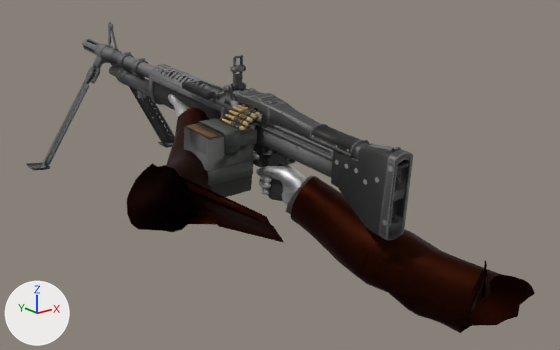
One commit to the OBJ model GameData/Animations/LMG/Fire/frame_14.obj: the scene before it, then after it.
Before and after are seen from a 50 mm lens placed at (-1.46, -1.59, 0.38), pointed at (0.17, 0.45, -0.43). Lighting does not change. The marker at lower left points along +X, +Y and +Z. Where no turn or scale is listed for an object, it has been applied to the vertices.
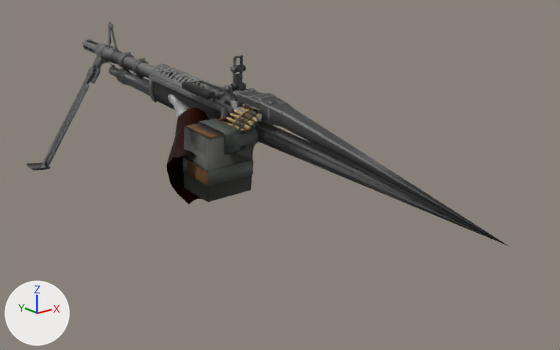
Location of each change, (x1, y1, x2, y2) in pixels of the pictures (560 x 350 px):
'Mesh.005', reshaped (24% wider)
    before: (26, 22, 413, 240)
    after: (26, 22, 508, 246)
'PlayerModelMerged.001_PlayerModelMerged', reshaped
    before: (127, 94, 535, 333)
    after: (167, 94, 209, 204)
part 1 of me_mesh_005, deleted (black)
    before: (118, 65, 408, 201)
part 2 of me_mesh_005, cut back
    before: (82, 39, 413, 240)
    after: (86, 40, 258, 140)
part 3 of me_mesh_005, added
    after: (255, 112, 508, 246)
part 4 of me_playermodelmerged_001_playermodelmerged, deleted
    before: (253, 152, 306, 205)
part 5 of me_playermodelmerged_001_playermodelmerged, deleted (black)
    before: (290, 176, 535, 333)
part 6 of me_playermodelmerged_001_playermodelmerged, deleted
    before: (286, 175, 312, 214)
part 7 of me_playermodelmerged_001_playermodelmerged, deleted
    before: (127, 153, 284, 243)

What changed in the scene script:
```text
Change me_mesh_005:
    used by ob_mesh_005; location = (0.0, 0.0, 0.0)
    remove me_mesh_005.from_pydata(...)  # 10811 vertices, 20781 faces, 17 loose edges; spans x -0.31..0.42, y -0.18..1.72, z -0.59..0.02
    add me_mesh_005.from_pydata(...)  # 3878 vertices, 6644 faces, 13 loose edges; spans x -0.31..0.14, y -0.53..1.72, z -0.59..0.02
    me_mesh_005 part 1: 19 loose pieces with 1958 vertices, spanning x -0.1..0.42, y -0.17..1.59, z -0.59..-0.13, are deleted
    me_mesh_005 part 2: 177 vertices moved within x -0.1..0.12, y 0.4..1.72, z -0.3..-0.06; 5072 vertices removed from x -0.15..0.15, y -0.18..1.72, z -0.47..-0.05; 96 vertices added at x -0.05..0.11, y 0.42..1.44, z -0.25..-0.03
    me_mesh_005 part 3: 1 vertex added at x 0.12, y -0.53, z -0.37
Change me_playermodelmerged_001_playermodelmerged:
    used by ob_playermodelmerged_001_playermodelmerged; location = (0.0, 0.0, 0.0)
    remove me_playermodelmerged_001_playermodelmerged.from_pydata(...)  # 1157 vertices, 2192 faces; spans x -0.493..0.464, y -0.414..0.97, z -0.782..-0.2
    add me_playermodelmerged_001_playermodelmerged.from_pydata(...)  # 475 vertices, 890 faces; spans x -0.219..0.148, y 0.457..0.97, z -0.486..-0.2
    me_playermodelmerged_001_playermodelmerged part 4: the loose piece of 328 vertices spanning x 0.046..0.145, y 0.197..0.477, z -0.492..-0.334 is deleted
    me_playermodelmerged_001_playermodelmerged part 5: the loose piece of 208 vertices spanning x 0.028..0.464, y -0.414..0.279, z -0.782..-0.362 is deleted
    me_playermodelmerged_001_playermodelmerged part 6: the loose piece of 40 vertices spanning x 0.03..0.17, y 0.14..0.295, z -0.528..-0.362 is deleted
    me_playermodelmerged_001_playermodelmerged part 7
    106 vertices are removed from x -0.493..-0.132, y -0.122..0.556, z -0.488..-0.249
    210 faces are deleted
```
